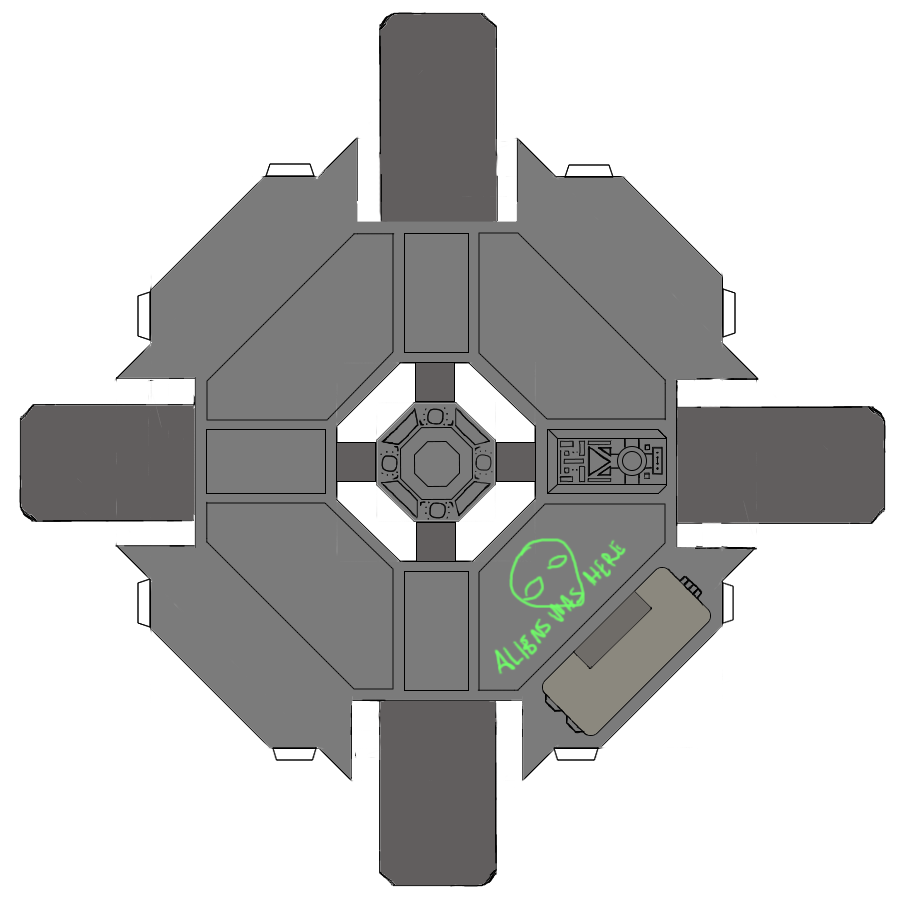
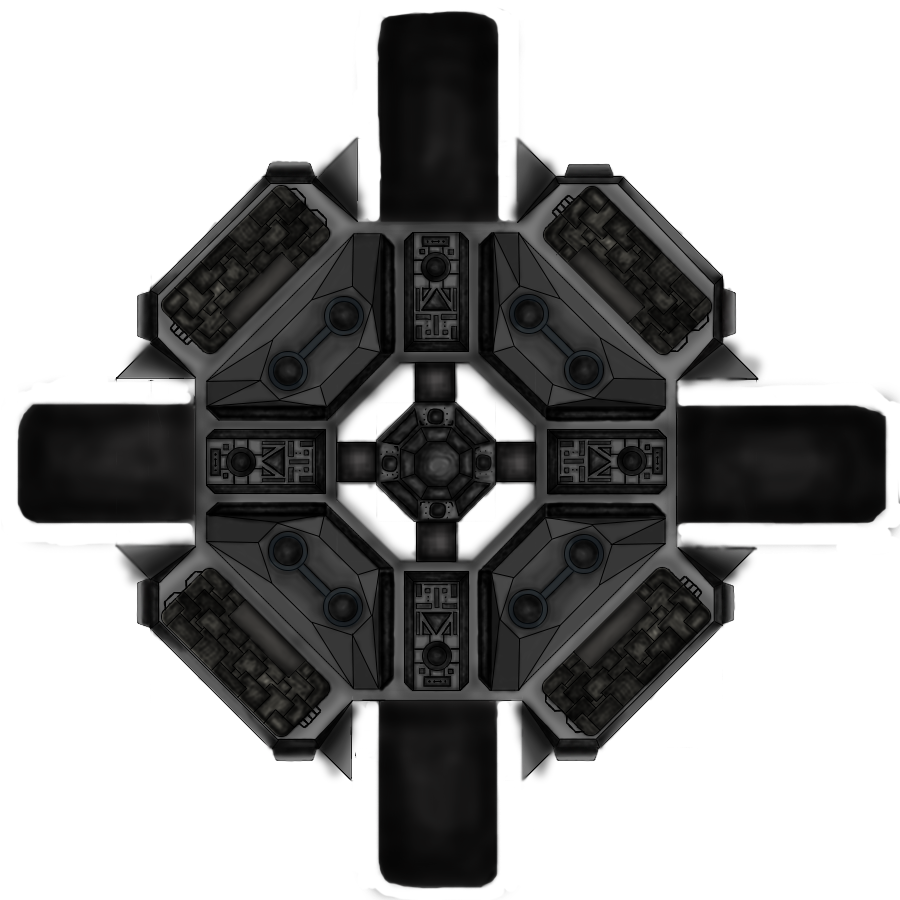
Two versions of the same layered image (900 x 900). Layer-by-layer changes:
removed layer "alien" over [493, 537, 627, 676]
removed layer "Shape 17" over [542, 567, 711, 736]
added group "shadowin coloring" with 8 layers above "Shape 117" over [1, 8, 900, 900]
added layer "polygons" in group "shadowin coloring" over [136, 160, 737, 763]
added layer "controlBlocks" in group "shadowin coloring" over [204, 230, 669, 693]
added layer "frames" in group "shadowin coloring" over [204, 230, 669, 693]
added layer "tanks" in group "shadowin coloring" over [159, 183, 715, 740]
added layer "bridges" in group "shadowin coloring" over [1, 8, 900, 900]
added layer "center" in group "shadowin coloring" over [373, 398, 501, 526]
added layer "Hull" in group "shadowin coloring" over [113, 142, 769, 784]
added layer "Shape 93" above "Shape 109" over [150, 546, 723, 749]
added layer "Shape 109" above "Shape 82 copy 3" over [150, 176, 723, 381]
added layer "Shape 82 copy 3" above "Shape 82 copy 2" over [479, 198, 689, 419]
added layer "Shape 82 copy 2" above "Shape 82 copy" over [172, 211, 393, 421]
added layer "Shape 82 copy" above "Shape 82" over [183, 502, 393, 723]
added layer "Shape 82" above "Shape 71 copy 3" over [479, 504, 700, 714]
added layer "Shape 71 copy 3" above "Shape 71 copy 2" over [161, 568, 330, 737]
added layer "Shape 71 copy 2" above "Shape 71 copy" over [161, 185, 330, 354]
added layer "Shape 71 copy" above "Shape 71" over [543, 186, 712, 355]
added layer "Shape 71" above "Shape 14 copy 3" over [542, 567, 711, 736]
added layer "Shape 14 copy" above "Shape 14" over [404, 232, 469, 352]
painted on "Layer 7" over [206, 232, 666, 691]
hid "Shape 8 copy 2" over [404, 233, 469, 353]
painted on "base" over [15, 9, 891, 892]
…and 5 more changes (3 added, 2 visibility)
